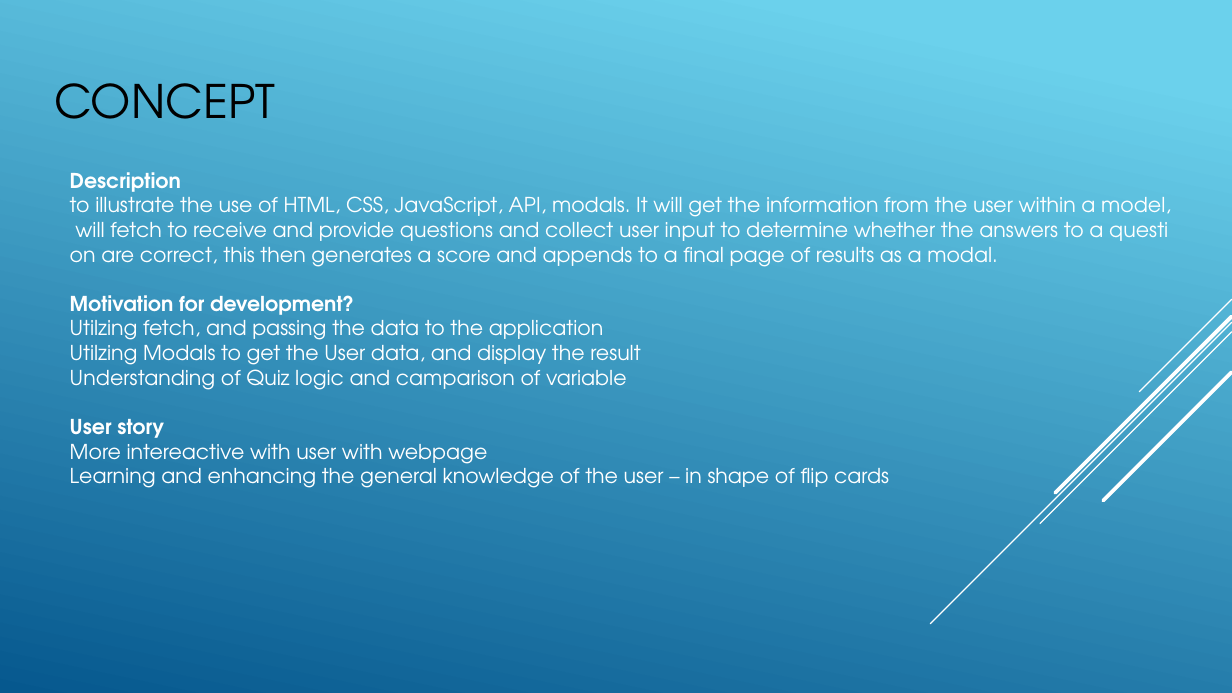
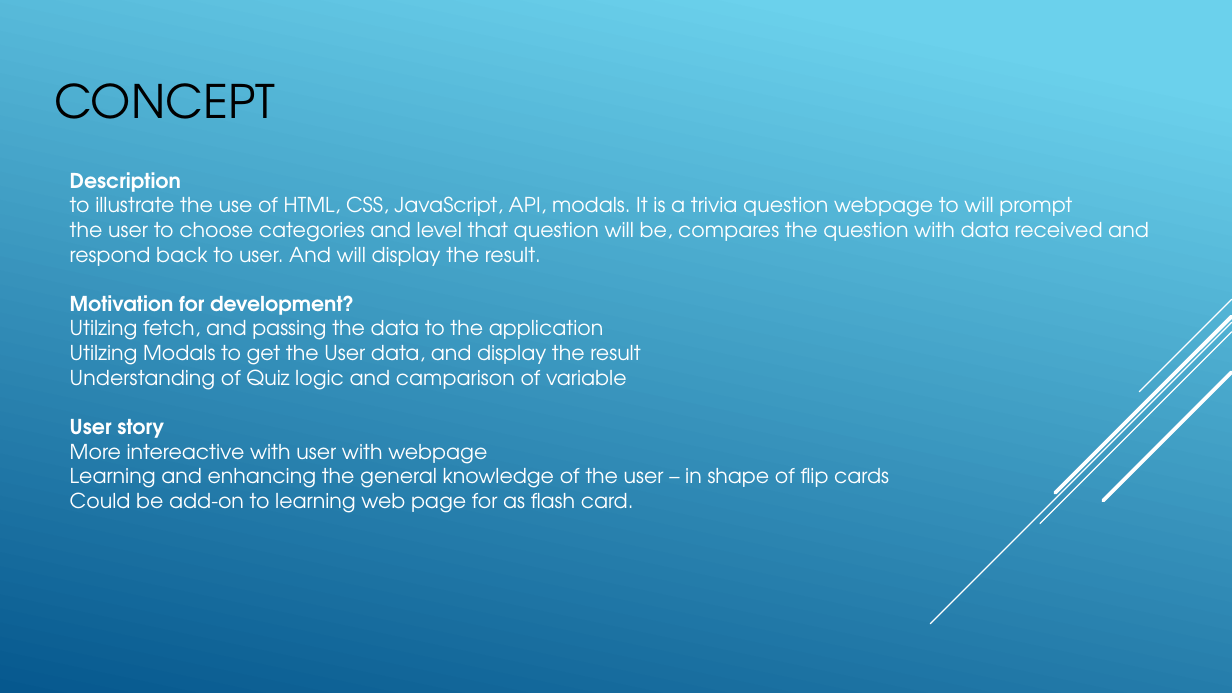
Before and after one commit to rrayachhetri/Phase-1-Project, a slide deck: slide 2 of PowerPoint Persentation .pptx. Drawn at 1232x693 pixels with LibreOffice and Linux fonts; fonts in the diff are those of the drawing. Boxes give left, top, right and bottom in pixels: in the first picture for what was removed or moved away, otherwise in the second. Text is boxed around its words. In the diff, an @@ line names an element or a change of style, - is before the commit and + after.

```diff
--- a/PowerPoint Persentation .pptx
+++ b/PowerPoint Persentation .pptx
@@ text at [70, 191, 1149, 266]: text changed @@
-to illustrate the use of HTML, CSS, JavaScript, API, modals. It will get the information from the user within a model, will fetch to receive and provide questions and collect user input to determine whether the answers to a question are correct, this then generates a score and appends to a final page of results as a modal.
+to illustrate the use of HTML, CSS, JavaScript, API, modals. It is a trivia question webpage to will prompt the user to choose categories and level that question will be, compares the question with data received and respond back to user. And will display the result.
@@ text at [70, 487, 634, 513]: paragraph added @@
+Could be add-on to learning web page for as flash card.
```
Also in this commit, not shown: 4 other slides changed, 8 other files.
